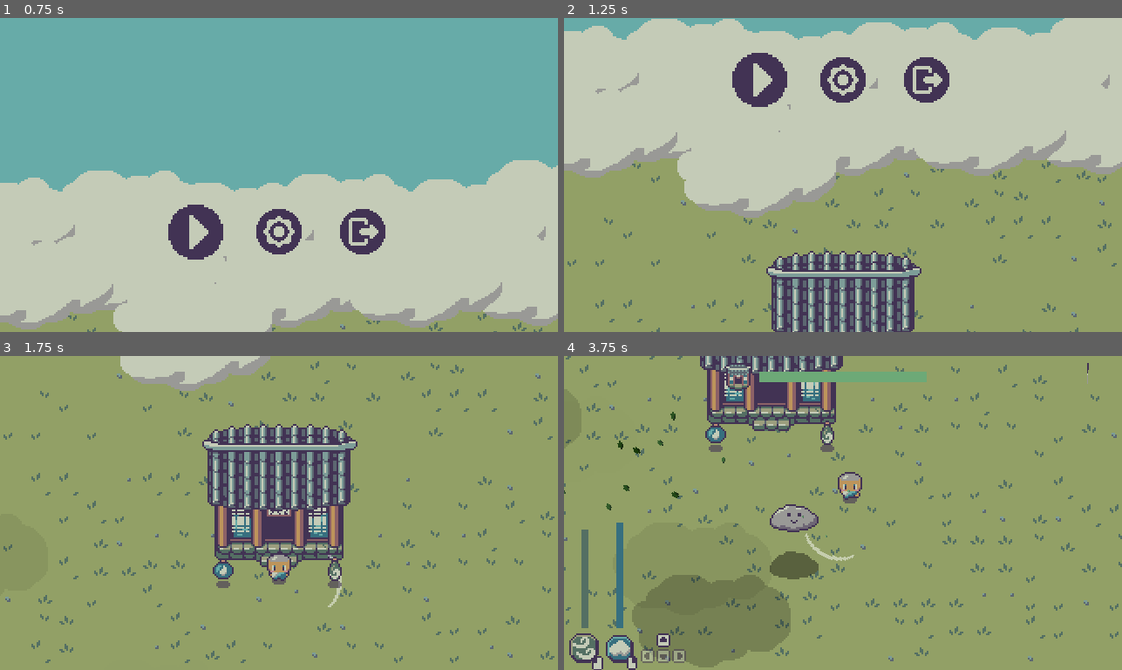
Above: before the commit, frames 1-4 (two rows, left to right).
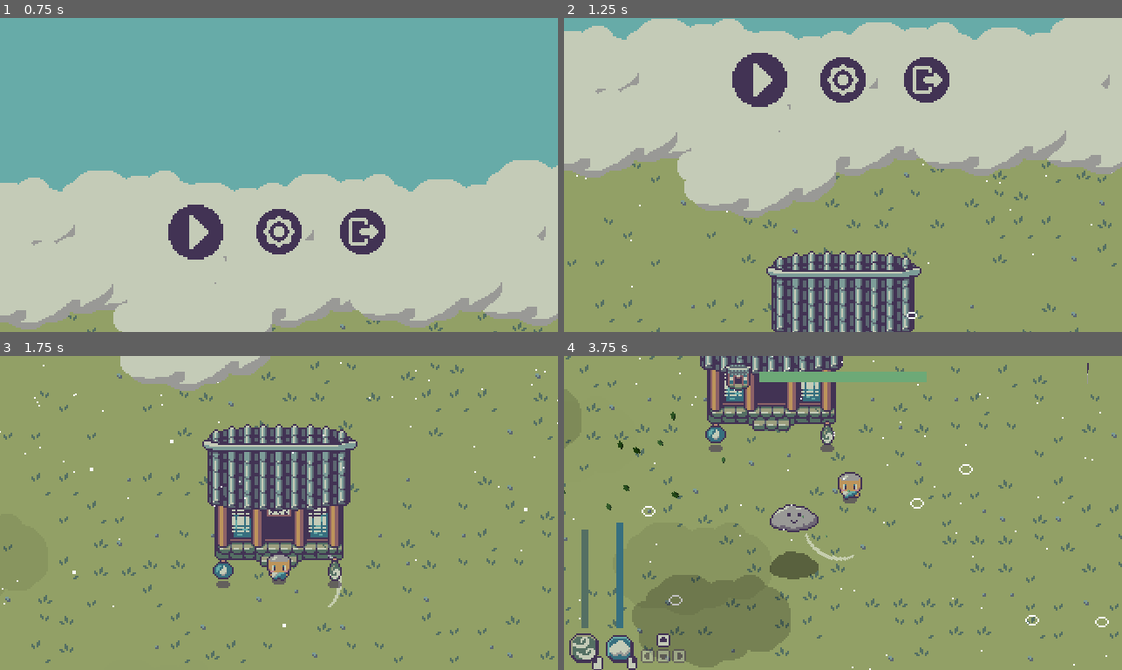
Above: after the commit, the same moments.

Repository: Boyquotes/cloud-keeper
Game: Godot game, scene res://Main.tscn
Two runs of this game, one before a commit and one after it. Both use one fixed random seed, a clock stepped at 60 frames per second and the inputs below.
Inputs (mouse positions are in pixels of both pictures, inside the frame that each line leads up to):
- Up to frame 1 (0.75 s): click (195, 266) at 0.5 s
- Up to frame 2 (1.25 s): no input
- Up to frame 3 (1.75 s): move the mouse to (401, 497) at 1.27 s; hold D (move_right) from 1.28 s (still down); tap Space (spawn_cloud) at 1.35 s
- Up to frame 4 (3.75 s): move the mouse to (731, 528) at 2.02 s; release D (move_right) at 2.03 s; hold S (move_down) 2.03-2.78 s; click (731, 528) at 2.1 s; move the mouse to (898, 443) at 2.77 s; hold D (move_right) 2.78-3.53 s; tap Space (spawn_cloud) at 2.85 s; move the mouse to (815, 575) at 3.52 s; hold W (move_up) from 3.53 s (still down); click (815, 575) at 3.6 s

Frame 1 is identical in both runs. In frame 2, less than 0.1% of the frame differs, in the area x 2-99%, y 46-96%; in frame 3, 0.1%; in frame 4, 0.3%, in the area x 1-98%, y 0-100%.

Commit message:
Added rain and splash particles

Diff:
--- a/src/scenes/world/World.tscn
+++ b/src/scenes/world/World.tscn
@@ -1,8 +1,10 @@
-[gd_scene load_steps=22 format=2]
+[gd_scene load_steps=28 format=2]
 
 [ext_resource path="res://scenes/player/Player.tscn" type="PackedScene" id=1]
+[ext_resource path="res://scenes/world/splash_particle_1.png" type="Texture" id=2]
 [ext_resource path="res://scenes/world/Sky.gd" type="Script" id=3]
 [ext_resource path="res://scenes/world/tileset.png" type="Texture" id=4]
+[ext_resource path="res://scenes/world/splash_particle_2.png" type="Texture" id=5]
 [ext_resource path="res://scenes/world/Particles.gd" type="Script" id=6]
 [ext_resource path="res://scenes/shrine/Shrine.tscn" type="PackedScene" id=7]
 [ext_resource path="res://scenes/world/EnemySpawner.tscn" type="PackedScene" id=8]
@@ -15,6 +17,7 @@
 [ext_resource path="res://ui/start/StartMenu.tscn" type="PackedScene" id=15]
 [ext_resource path="res://ui/start/cloud.png" type="Texture" id=16]
 [ext_resource path="res://scenes/world/World.gd" type="Script" id=17]
+[ext_resource path="res://scenes/world/splash_particle_3.png" type="Texture" id=18]
 
 [sub_resource type="TileSet" id=1]
 0/name = "grass"
@@ -95,6 +98,31 @@
 4/shapes = [  ]
 4/z_index = 0
 
+[sub_resource type="ParticlesMaterial" id=7]
+emission_shape = 2
+emission_box_extents = Vector3( 320, 25, 1 )
+flag_disable_z = true
+gravity = Vector3( 0, 98, 0 )
+initial_velocity = 60.0
+orbit_velocity = 0.0
+orbit_velocity_random = 0.0
+
+[sub_resource type="ParticlesMaterial" id=8]
+emission_shape = 2
+emission_box_extents = Vector3( 720, 720, 1 )
+flag_disable_z = true
+gravity = Vector3( 0, 0, 0 )
+orbit_velocity = 0.0
+orbit_velocity_random = 0.0
+
+[sub_resource type="AnimatedTexture" id=9]
+frames = 3
+frame_0/texture = ExtResource( 2 )
+frame_1/texture = ExtResource( 5 )
+frame_1/delay_sec = 0.0
+frame_2/texture = ExtResource( 18 )
+frame_2/delay_sec = 0.0
+
 [sub_resource type="Gradient" id=2]
 offsets = PoolRealArray( 0.00645161, 0.490323, 1 )
 colors = PoolColorArray( 0, 0, 0, 0, 1, 1, 1, 1, 1, 1, 1, 0 )
@@ -219,6 +247,20 @@
 spawn_wait_time = 6.0
 max_items_spawned = 6
 
+[node name="RainParticles" type="Particles2D" parent="."]
+position = Vector2( 56, -128 )
+amount = 600
+lifetime = 5.0
+visibility_rect = Rect2( -360, -90, 720, 720 )
+process_material = SubResource( 7 )
+
+[node name="SplashParticles" type="Particles2D" parent="."]
+position = Vector2( 168, 96 )
+amount = 200
+lifetime = 0.4
+process_material = SubResource( 8 )
+texture = SubResource( 9 )
+
 [node name="CloudShadowParticles" parent="." instance=ExtResource( 14 )]
 position = Vector2( 73, 112 )
 
--- a/src/ui/settings/SettingsMenu.tscn
+++ b/src/ui/settings/SettingsMenu.tscn
@@ -355,10 +355,14 @@
 texture_normal = SubResource( 13 )
 
 [node name="CloseButton" type="TextureButton" parent="."]
-margin_left = 227.0
-margin_top = 20.0
-margin_right = 228.0
-margin_bottom = 21.0
+anchor_left = 0.5
+anchor_top = 0.5
+anchor_right = 0.5
+anchor_bottom = 0.5
+margin_left = 66.0
+margin_top = -64.0
+margin_right = 82.0
+margin_bottom = -48.0
 texture_normal = SubResource( 4 )
 stretch_mode = 3
 
Binary file added: src/scenes/world/splash_particle.png
Not shown, added: src/scenes/world/splash_particle.png.import
Binary file added: src/scenes/world/splash_particle_1.png
Not shown, added: src/scenes/world/splash_particle_1.png.import
Binary file added: src/scenes/world/splash_particle_2.png
Not shown, added: src/scenes/world/splash_particle_2.png.import
Binary file added: src/scenes/world/splash_particle_3.png
Not shown, added: src/scenes/world/splash_particle_3.png.import
